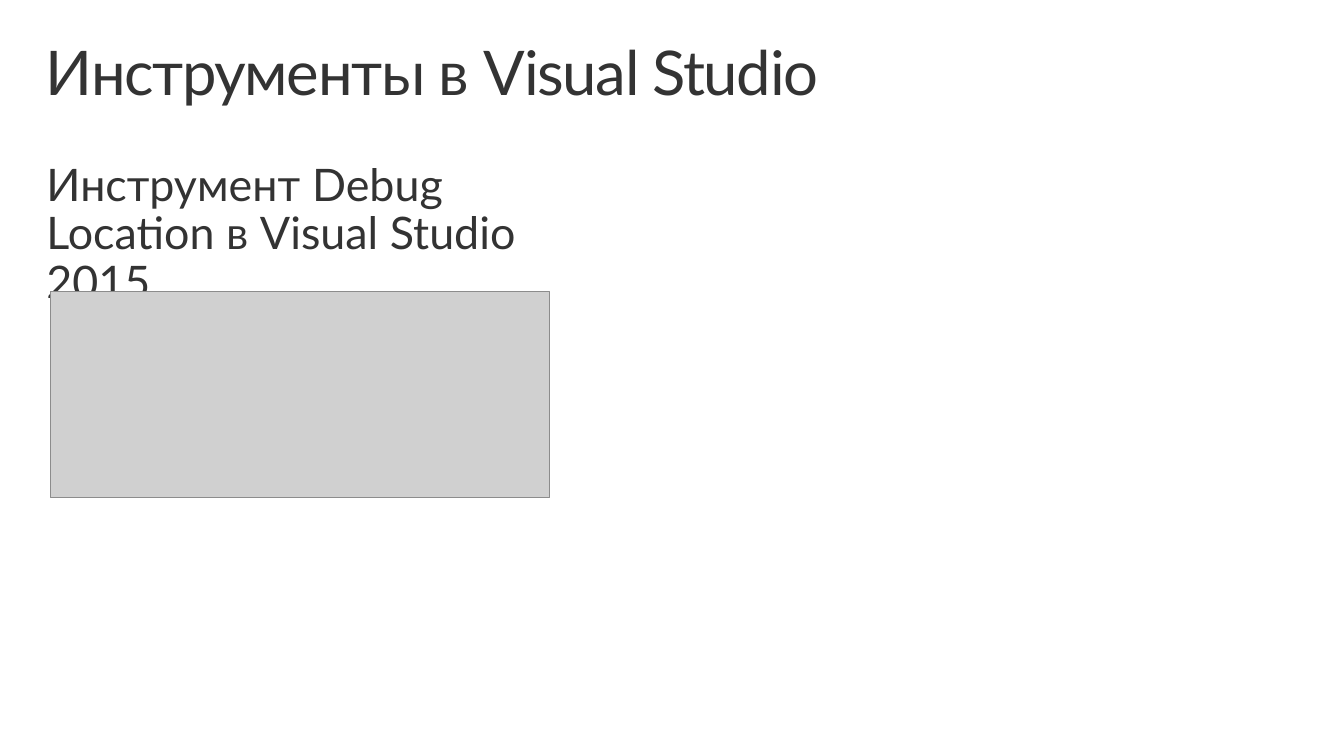
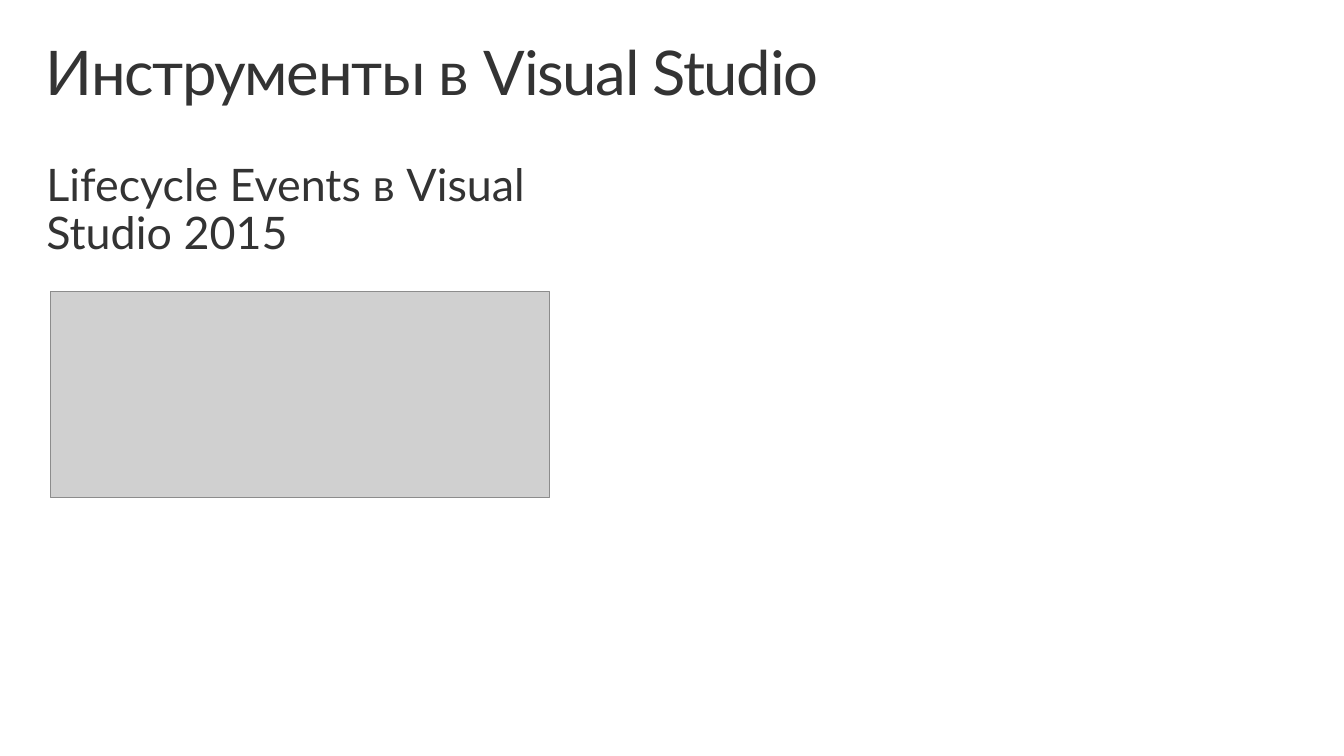
Before and after one commit to evangelism/Win10UWPCourse, a slide deck: slide 14 of 05. Application Lifecycle/5 - Application Lifecycle (RUS).pptx. Drawn at 1344x756 pixels with LibreOffice and Linux fonts; fonts in the diff are those of the drawing; grey boxes stand for pictures; background and template pictures are left out. Boxes give left, top, right and bottom in pixels: in the first picture for what was removed or moved away, otherwise in the second. Text is boxed around its words. In the diff, an @@ line names an element or a change of style, - is before the commit and + after.

```diff
--- a/05. Application Lifecycle/5 - Application Lifecycle (RUS).pptx
+++ b/05. Application Lifecycle/5 - Application Lifecycle (RUS).pptx
@@ text at (46,168,524,250): text changed @@
-Инструмент Debug Location в Visual Studio 2015
+Lifecycle Events в Visual Studio 2015
```
Also in this commit, not shown: 2 other slides changed, 43 other files.
